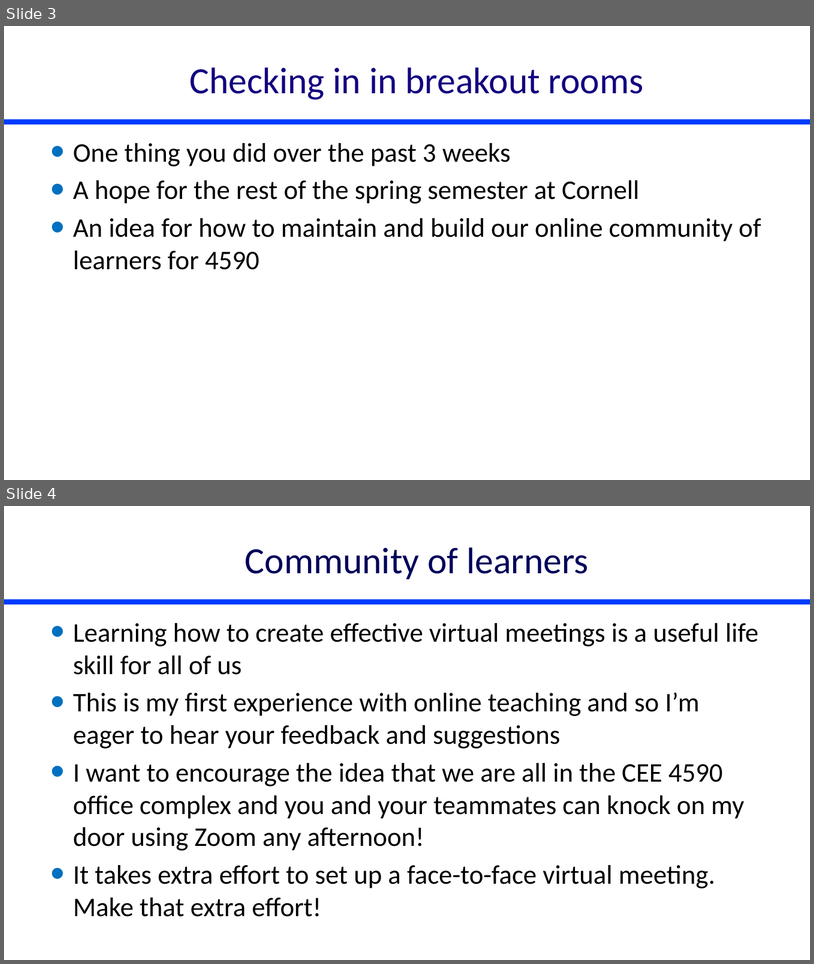
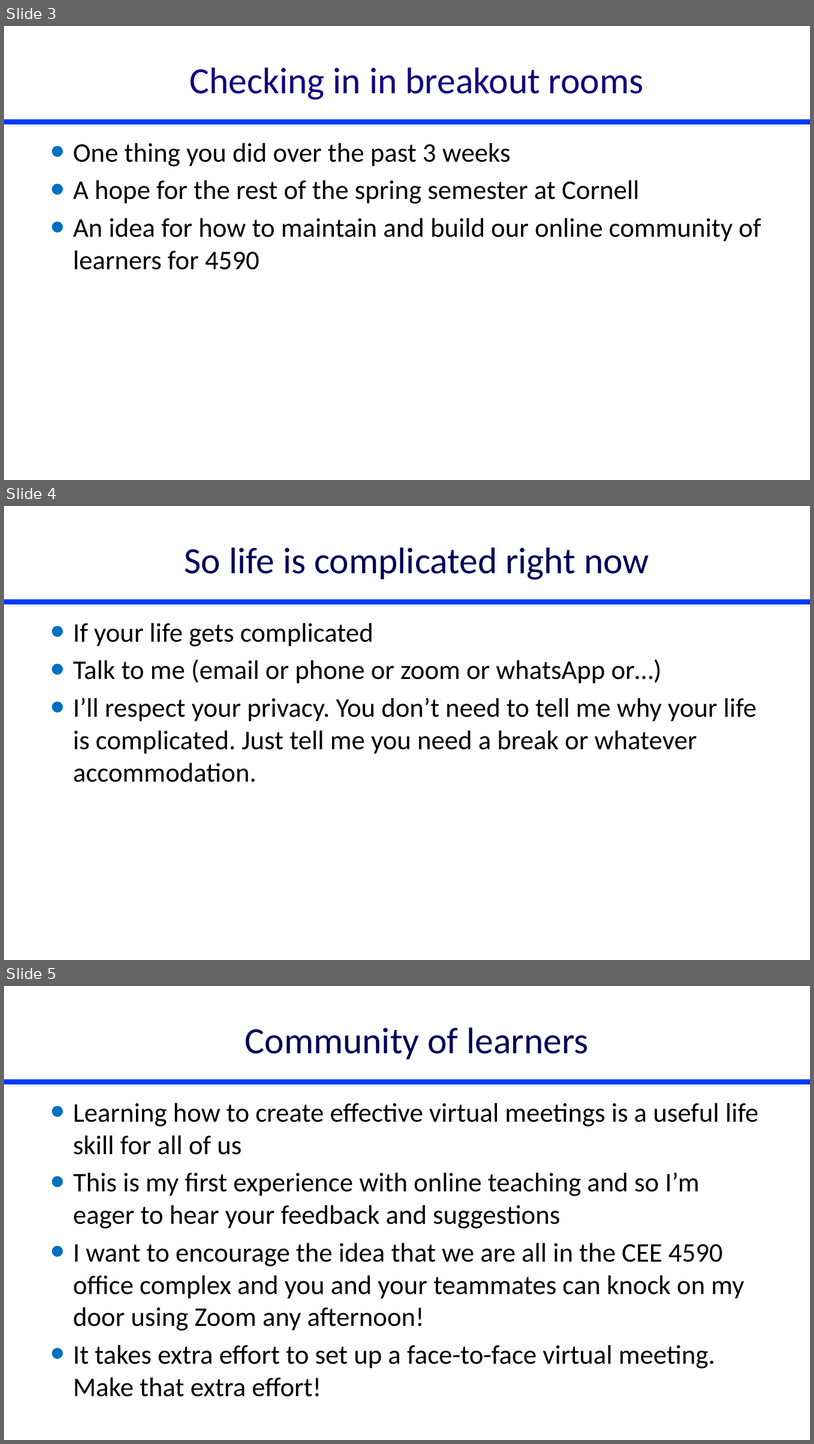
Before and after one commit to monroews/CEE4590, a slide deck: Lectures/Online Intro.pptx. Shown one above the other, each under a label of ours: slides 3 and 4 before the commit, slides 3, 4 and 5 after it. The pictures are 814x964 and 814x1444 pixels, drawn with LibreOffice and Linux fonts; fonts in the diff are those of the drawing. Boxes give left, top, right and bottom in pixels: in the first picture for what was removed or moved away, otherwise in the second. Text is boxed around its words. In the diff, an @@ line names an element or a change of style, - is before the commit and + after.

```diff
--- a/Lectures/Online Intro.pptx
+++ b/Lectures/Online Intro.pptx
@@ slide 4 added at [4,506,810,960], background #FFFFFF; not listed: 1 template element that a slide beside it also shows @@
@@ title added at [184,547,650,580], 44 pt, text #00005A @@
+So life is complicated right now
@@ text added at [73,623,757,782], 32 pt, text #000000 @@
+• If your life gets complicated
+• Talk to me (email or phone or zoom or whatsApp or…)
+• I’ll respect your privacy. You don’t need to tell me why your life is complicated. Just tell me you need a break or whatever accommodation.
@@ what was slide 4 is now slide 5 @@
```
